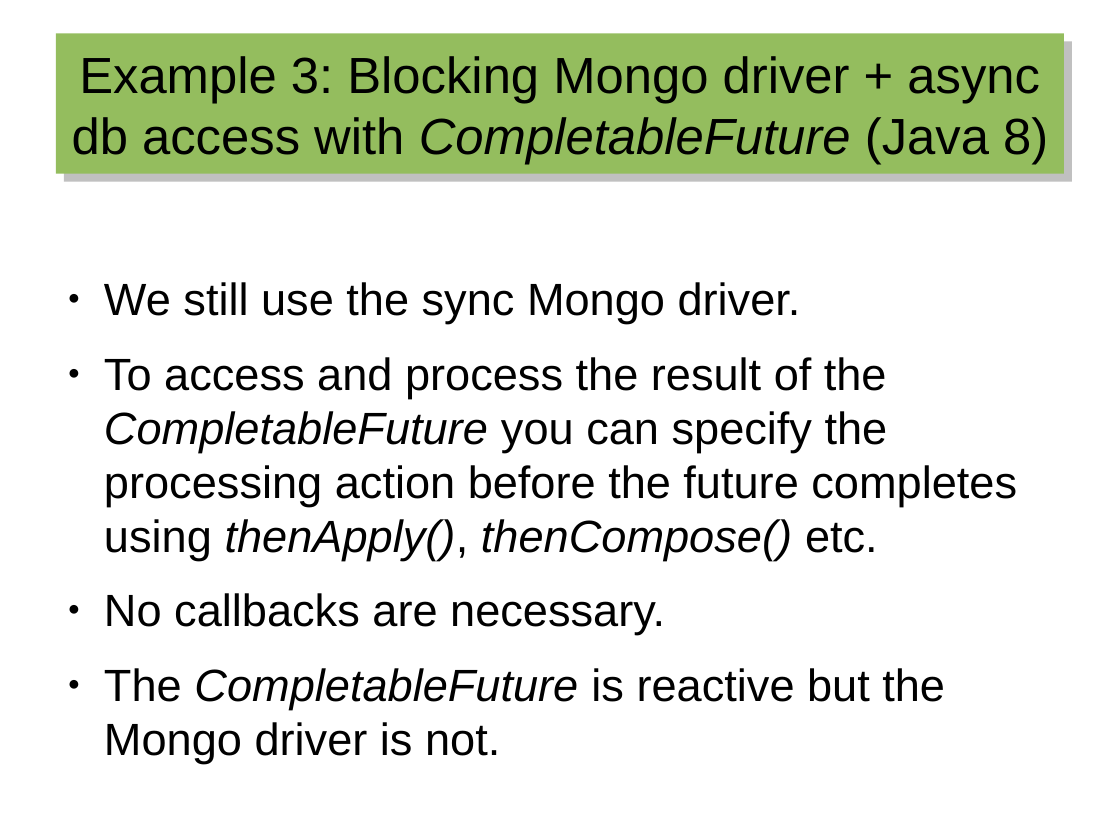
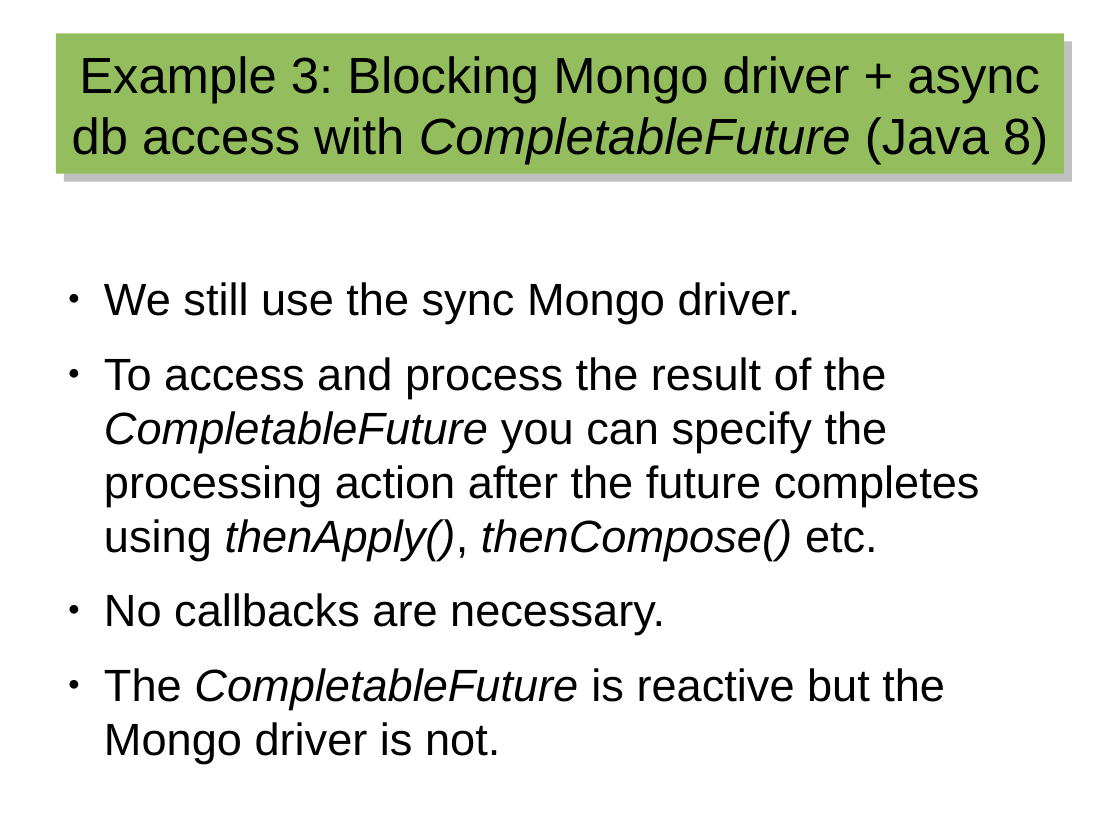
Before and after one commit to hermannhueck/reactive-mongo-access, a slide deck: slide 28 of Slides/2016-08_Reactive Mongo Access from Java 8.odp. Drawn at 1120x840 pixels with LibreOffice and Linux fonts; fonts in the diff are those of the drawing. Boxes give left, top, right and bottom in pixels: in the first picture for what was removed or moved away, otherwise in the second. Text is boxed around its words. In the diff, an @@ line names an element or a change of style, - is before the commit and + after.

Commit message:
minor improvments of Java code and Java slides

```diff
--- a/Slides/2016-08_Reactive Mongo Access from Java 8.odp
+++ b/Slides/2016-08_Reactive Mongo Access from Java 8.odp
@@ text at box(104, 357, 980, 561): text changed @@
-● To access and process the result of the CompletableFuture you can specify the processing action before the future completes using thenApply(), thenCompose() etc.
+● To access and process the result of the CompletableFuture you can specify the processing action after the future completes using thenApply(), thenCompose() etc.
```
Also in this commit, not shown: 10 other slides changed, 15 other files.
